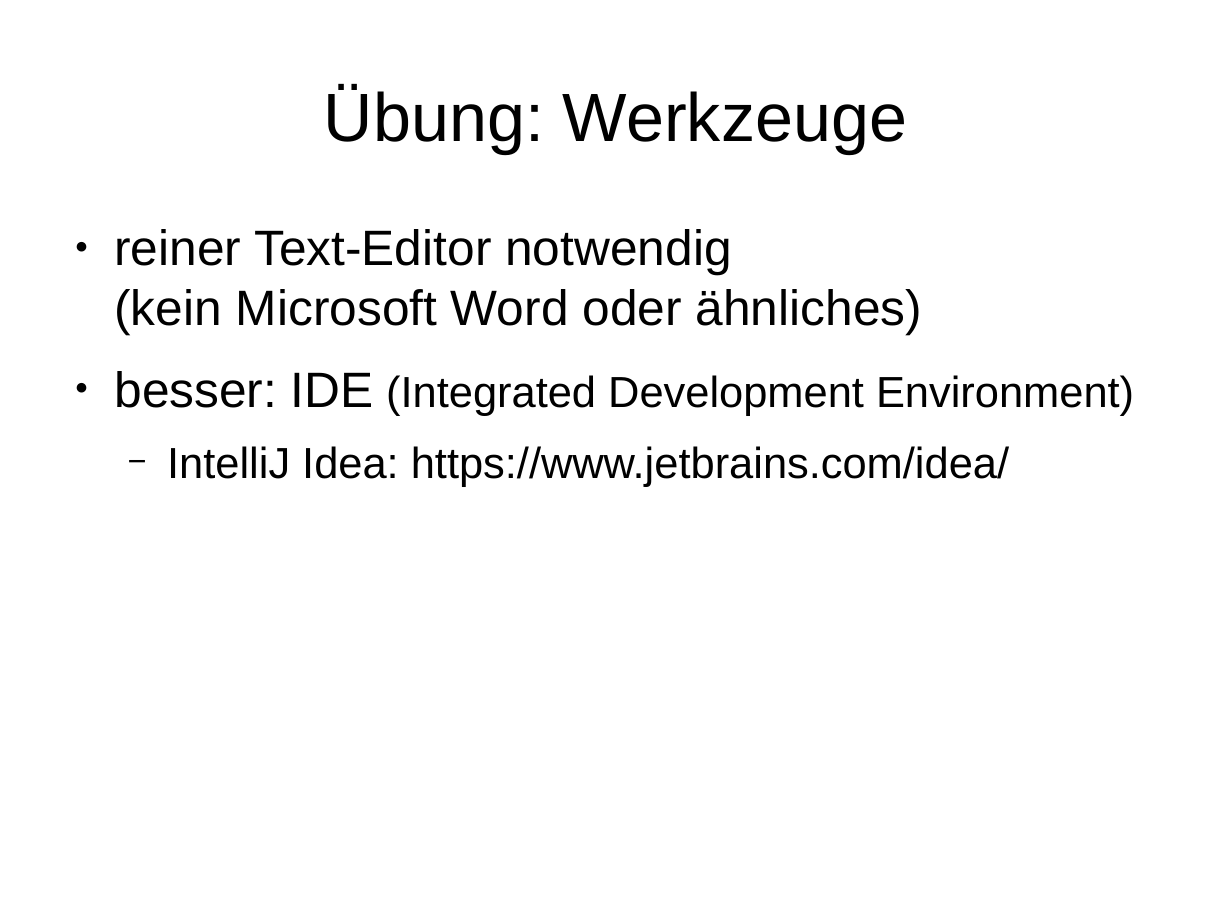
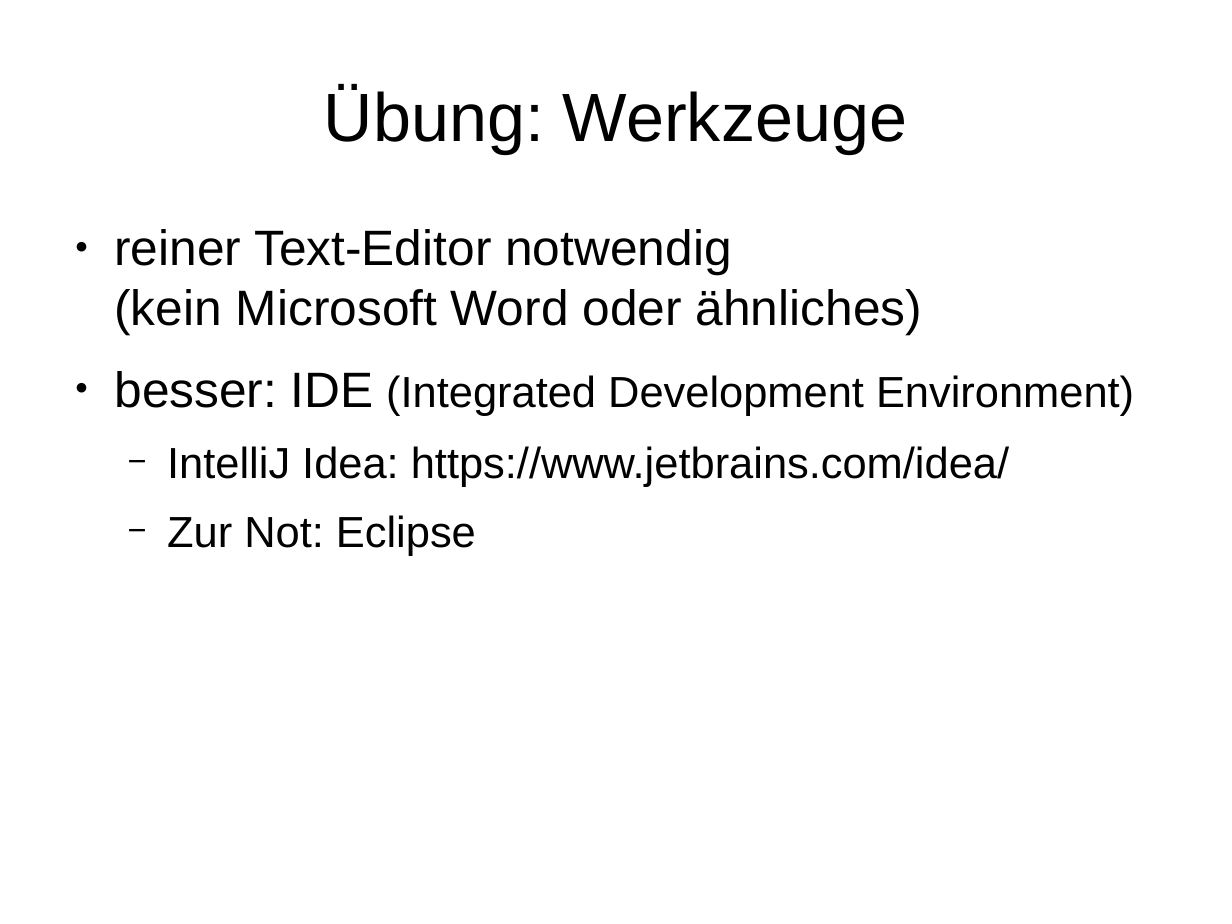
Before and after one commit to mn-io/hello-java, a slide deck: slide 21 of Folien.odp. Drawn at 1232x924 pixels with LibreOffice and Linux fonts; fonts in the diff are those of the drawing. Boxes give left, top, right and bottom in pixels: in the first picture for what was removed or moved away, otherwise in the second. Text is boxed around its words. In the diff, an @@ line names an element or a change of style, - is before the commit and + after.

```diff
--- a/Folien.odp
+++ b/Folien.odp
@@ text at box(167, 515, 476, 556): paragraph added @@
+  − Zur Not: Eclipse
```
Also in this commit, not shown: 6 other slides changed, 1 other file.
